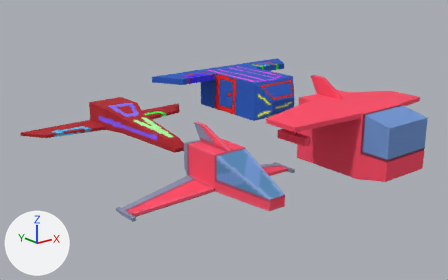
The FBX model game/assets/models/ships.fbx: old version first, new version second.
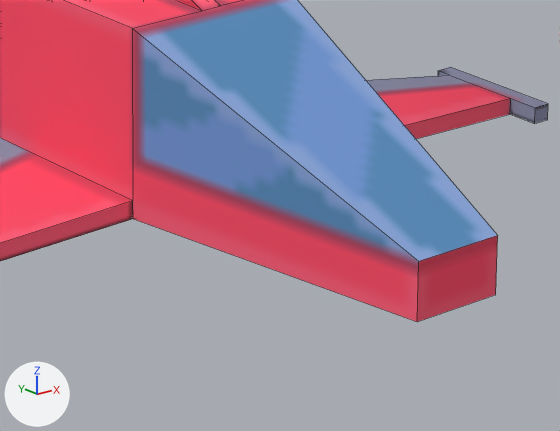
The first picture shows the older version from a 50 mm camera at (-9.64, -11.93, 5.56) aimed at (1.92, 2.53, -0.22). The close-ups show both versions on the part from 42% to 66% of the width and 53% to 83% of the height of that picture; other places that the commit changed are outside them. Lighting does not change. The marker at lower left points along +X, +Y and +Z. The close-ups show mesh edges as thin lines.

Script lines for the objects in view, before the commit:
```python
me_shipsmall = bpy.data.meshes.new('ShipSmall')
me_shipsmall.from_pydata(...)  # 84 vertices, 62 faces; spans x -2.75..2.75, y -2.5..0.9, z -0.83..0.95
me_shipsmall.materials.append(mat_material_001)  # picture img_ships_no_bleed_png
ob_shipsmall = bpy.data.objects.new('ShipSmall', me_shipsmall)
ob_shipsmall.location = (0.0, 0.571, 0.0)
```
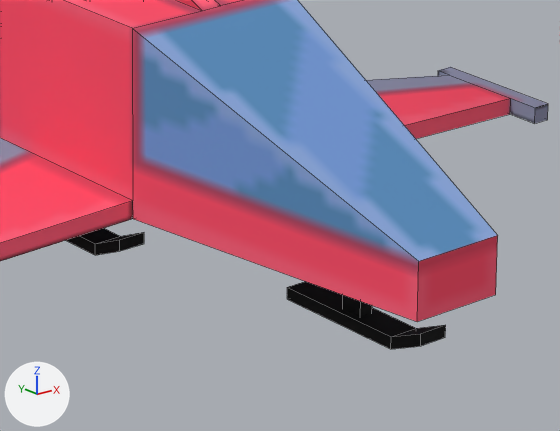
Pixel boxes (x1, y1, x2, y2) of what changed, in the close-ups (560 x 431 px):
'Foot', added (black): after (287, 281, 446, 349)
'Cube.002', added (black): after (66, 228, 144, 255)

What changed in the scene script:
```text
Add me_foot:
    me_foot.from_pydata(...)  # 20 vertices, 16 faces; spans x -1.26..1.26, y -9.01..5.9, z -1.15..1.0
    me_foot.materials.append(mat_material_001)  # picture img_ships_no_bleed_png
Add ob_foot:
    ob_foot = bpy.data.objects.new('Foot', me_foot)
    ob_foot.location = (0.0, -1.193, -0.625)
    ob_foot.scale = (0.0643, 0.0643, 0.163)
Add ob_cube_002:
    ob_cube_002 = bpy.data.objects.new('Cube.002', me_foot)
    ob_cube_002.location = (-0.4, 0.598, -0.625)
    ob_cube_002.scale = (0.0643, 0.0643, 0.163)
```
